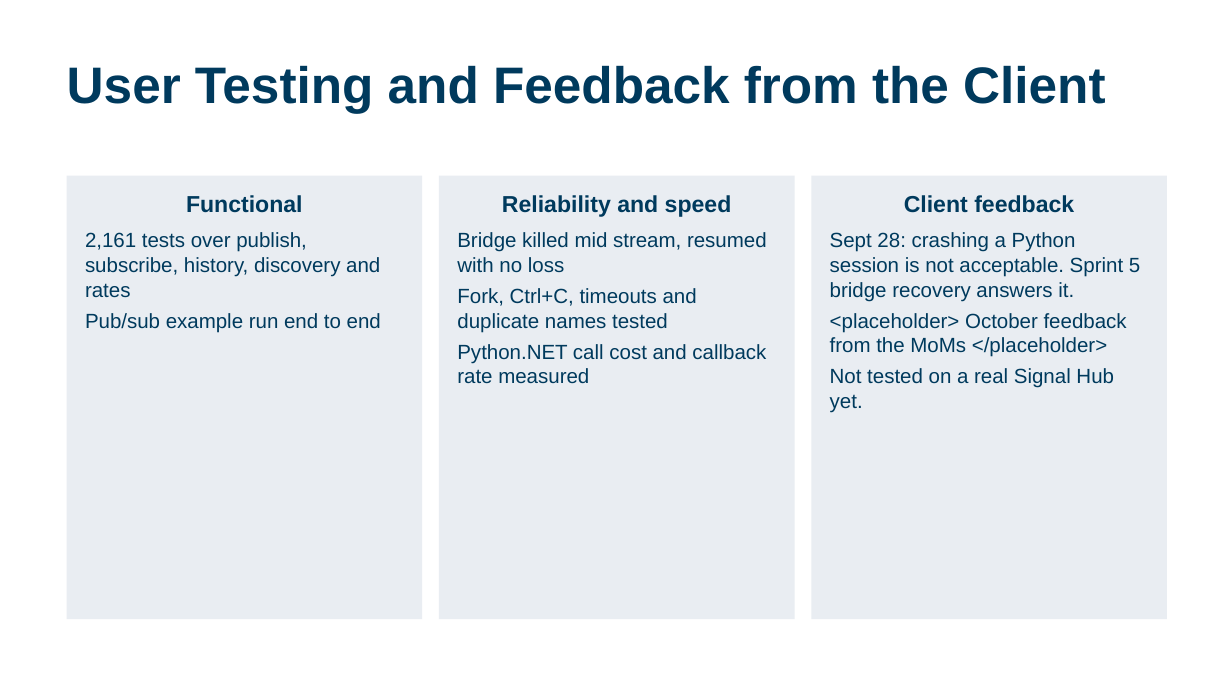
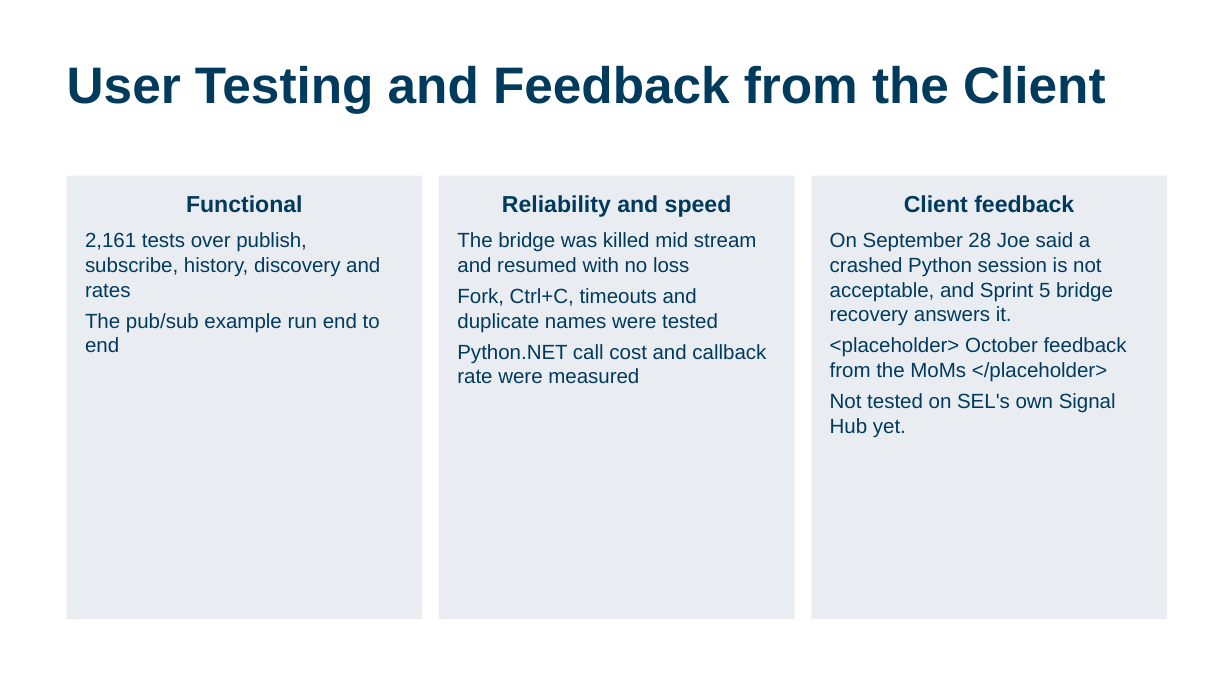
Before and after one commit to calebh13/sel-blueframe-sdk, a slide deck: slide 10 of Sprints/Sprint_5/Sprint 5 Presentation.pptx. Drawn at 1232x693 pixels with LibreOffice and Linux fonts; fonts in the diff are those of the drawing. Boxes give left, top, right and bottom in pixels: in the first picture for what was removed or moved away, otherwise in the second. Text is boxed around its words. In the diff, an @@ line names an element or a change of style, - is before the commit and + after.

```diff
--- a/Sprints/Sprint_5/Sprint 5 Presentation.pptx
+++ b/Sprints/Sprint_5/Sprint 5 Presentation.pptx
@@ text in rectangle at <box>457,232,766,384</box>: text changed @@
-Bridge killed mid stream, resumed with no loss
-Fork, Ctrl+C, timeouts and duplicate names tested
-Python.NET call cost and callback rate measured
+The bridge was killed mid stream and resumed with no loss
+Fork, Ctrl+C, timeouts and duplicate names were tested
+Python.NET call cost and callback rate were measured
@@ text in rectangle at <box>830,232,1113,326</box>: text changed @@
-Sept 28: crashing a Python session is not acceptable. Sprint 5 bridge recovery answers it.
+On September 28 Joe said a crashed Python session is not acceptable, and Sprint 5 bridge recovery answers it.
@@ text in rectangle at <box>85,313,380,353</box>: text changed @@
-Pub/sub example run end to end
+The pub/sub example run end to end
@@ text in rectangle at <box>830,393,1116,438</box>: text changed @@
-Not tested on a real Signal Hub yet.
+Not tested on SEL's own Signal Hub yet.
```
Also in this commit, not shown: 14 other slides changed.
